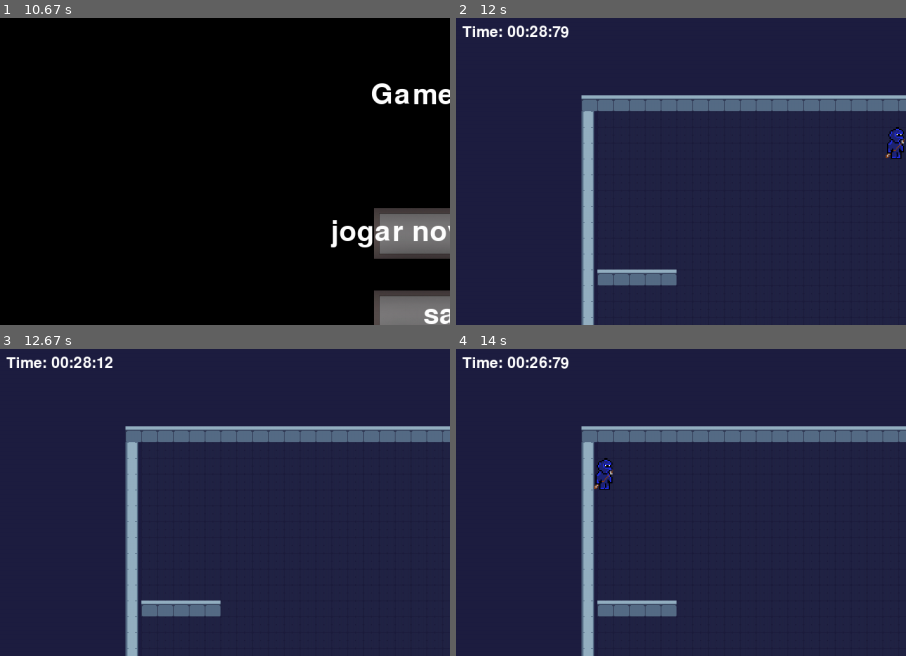
Above: before the commit, frames 1-4 (two rows, left to right).
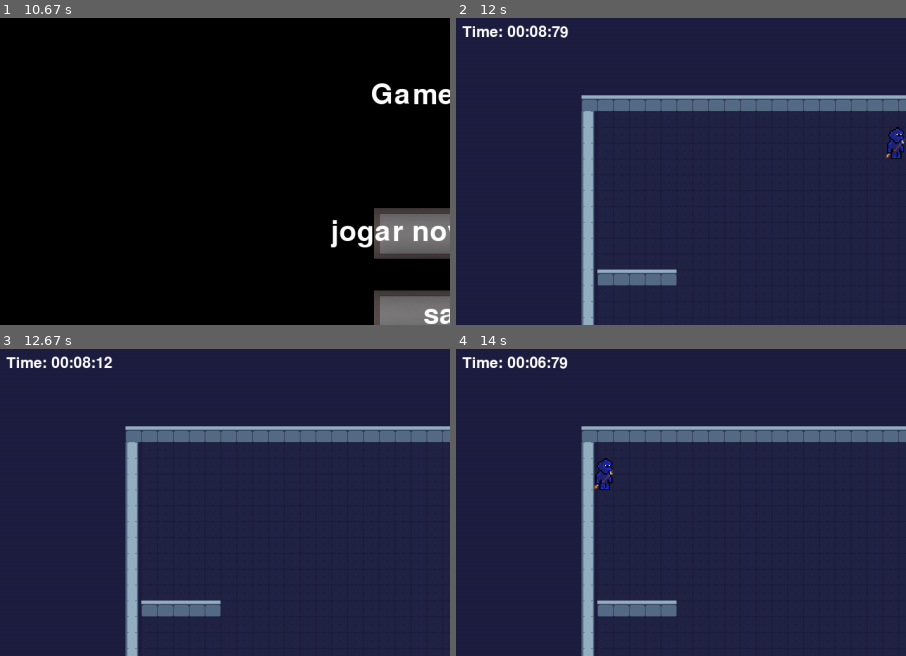
Above: after the commit, the same moments.

Repository: insper-classroom/devlife-23-1-projeto-pygame-gustavoc_sarti
Game: pygame game, started from main.py
Same seed, same stepped clock (60 frames per second), same inputs: the game is played once before the commit and once after it.
Inputs (mouse positions are % of the whole screen's width and height, from its top left):
- Up to frame 1 (10.67 s): click "jogar" at 0.38 s; hold Left 0.67-1.2 s; move the mouse to (48, 62) at 0.7 s; hold Down 1.23-1.53 s; hold S 1.23-1.53 s; hold Left 1.57-1.97 s; hold A 1.57-1.97 s; hold Up 2-2.37 s; hold W 2-2.37 s; hold Right 2.4-3.03 s; hold D 2.4-3.03 s; hold Down 3.07-3.43 s; hold S 3.07-3.43 s; hold Up 3.47-3.77 s; hold W 3.47-3.77 s; hold Left 4.3-4.83 s; hold A 4.3-4.83 s; hold Up 5.63-6 s; hold W 5.63-6 s; hold Right 6.03-6.67 s; hold D 6.03-6.67 s; hold Down 6.7-7.07 s; hold S 6.7-7.07 s; hold Up 7.1-7.4 s; hold W 7.1-7.4 s; hold Up 7.43-7.8 s; hold W 7.43-7.8 s; hold Down 8.5-8.87 s; hold S 8.5-8.87 s; hold Up 8.9-9.2 s; hold W 8.9-9.2 s
- Up to frame 2 (12 s): click (50, 41) at 10.75 s; hold Left 11.03-11.5 s; hold A 11.03-11.5 s; move the mouse to (64, 63) at 11.07 s; hold Right from 11.53 s (still down); hold D from 11.53 s (still down)
- Up to frame 3 (12.67 s): release Right at 12 s; release D at 12 s; hold Up 12.03-12.33 s; hold W 12.03-12.33 s; hold Right from 12.37 s (still down); hold D from 12.37 s (still down)
- Up to frame 4 (14 s): release Right at 12.83 s; release D at 12.83 s; hold Left 12.87-13.4 s; hold A 12.87-13.4 s; hold Down 13.43-13.73 s; hold S 13.43-13.73 s; hold Left from 13.77 s (still down); hold A from 13.77 s (still down)
The pictures show only the part of the screen within x 0-50%, y 0-50%; the shares and areas given below are measured in that part.

Frame 1 is identical in both runs. In frame 2, 0.2% of the frame differs, in the area x 16-26%, y 2-7%; in frame 3, 0.2%; in frame 4, 0.2%.

Commit message:
global variable for starting timer

Diff:
--- a/config.py
+++ b/config.py
@@ -1,5 +1,7 @@
 SCREEN_HEIGHT = 969
 SCREEN_WIDTH = 1420
+
+TIMER = 1000
 
 WALL_GAP = 25
 
--- a/game.py
+++ b/game.py
@@ -7,7 +7,7 @@
 class Timer:
     def __init__(self):
         self.clock = pygame.time.Clock()
-        self.start = 1000
+        self.start = TIMER
         self.clock.tick(100)
 
     def time(self):
@@ -82,7 +82,7 @@
         while self.atualiza_estado():
             if self.gameover.reset:
                 self.timer = Timer()
-                self.timer.start = 3000
+                self.timer.start = TIMER
                 self.players.empty()
                 self.walls.empty()
                 self.sprites.empty()
--- a/menu.py
+++ b/menu.py
@@ -20,8 +20,6 @@
         #Configura a imagem de fundo
         background = pygame.image.load('assets/images/menu/bank-pygame.jpeg')
         self.background = pygame.transform.scale(background,(1420,969))
-
-
 
         #Configura texto dos botões
         self.botoes = ['jogar','tutorial','sair']
